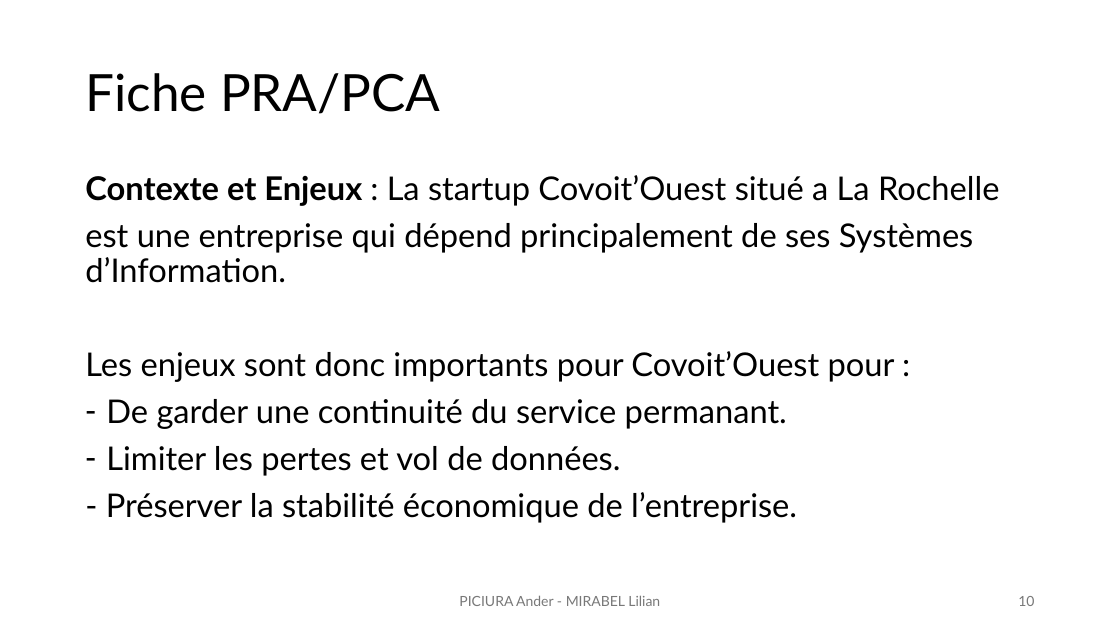
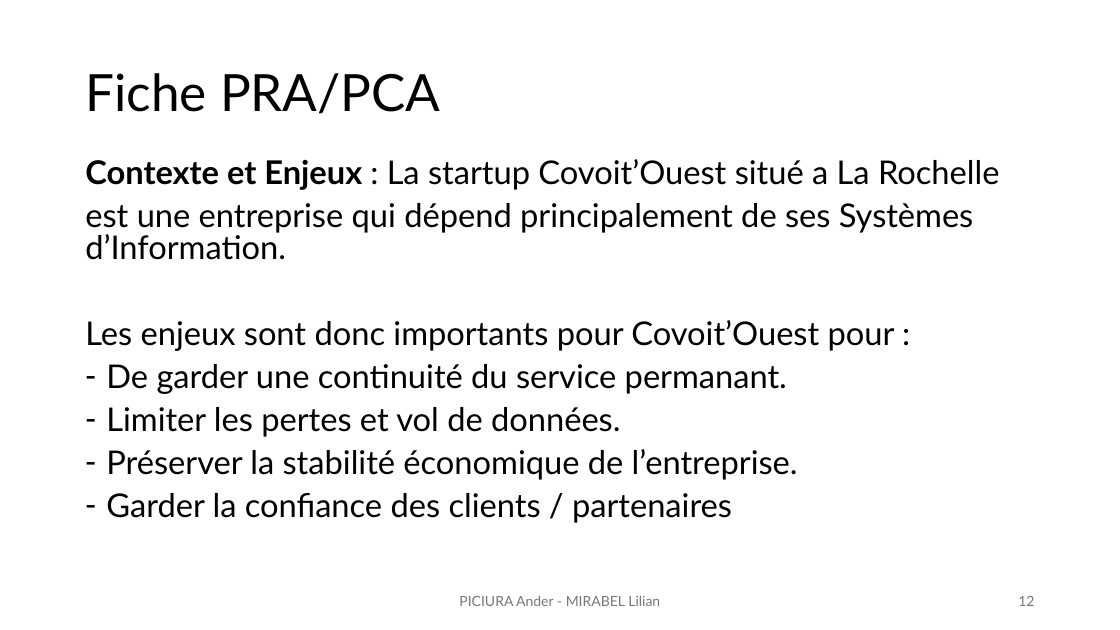
Before and after one commit to lilianmirabel/TPodoo, a slide deck: slide 12 of TP6_Exploitation_faille_0day_Lilian_Ander.pptx (slide 10 before the commit). Drawn at 1120x630 pixels with LibreOffice and Linux fonts; fonts in the diff are those of the drawing. Boxes give left, top, right and bottom in pixels: in the first picture for what was removed or moved away, otherwise in the second. Text is boxed around its words. In the diff, an @@ line names an element or a change of style, - is before the commit and + after.

```diff
--- a/TP6_Exploitation_faille_0day_Lilian_Ander.pptx
+++ b/TP6_Exploitation_faille_0day_Lilian_Ander.pptx
@@ text "Contexte et Enjeux : La ...": place and size @@
-text "Contexte et Enjeux : La ..." at [85, 175, 1000, 523]
+text "Contexte et Enjeux : La ..." at [85, 159, 1000, 523]
@@ text at [85, 159, 1000, 437]: line spacing 0.9 to 0.8 @@
@@ text at [106, 449, 798, 523]: text changed @@
-- Préserver la stabilité économique de l’entreprise.
+– Préserver la stabilité économique de l’entreprise.
+– Garder la confiance des clients / partenaires
@@ page number at [1018, 596, 1034, 606]: text changed @@
-10
+12
```
Also in this commit, not shown: 4 other slides changed, 2 slides added.
